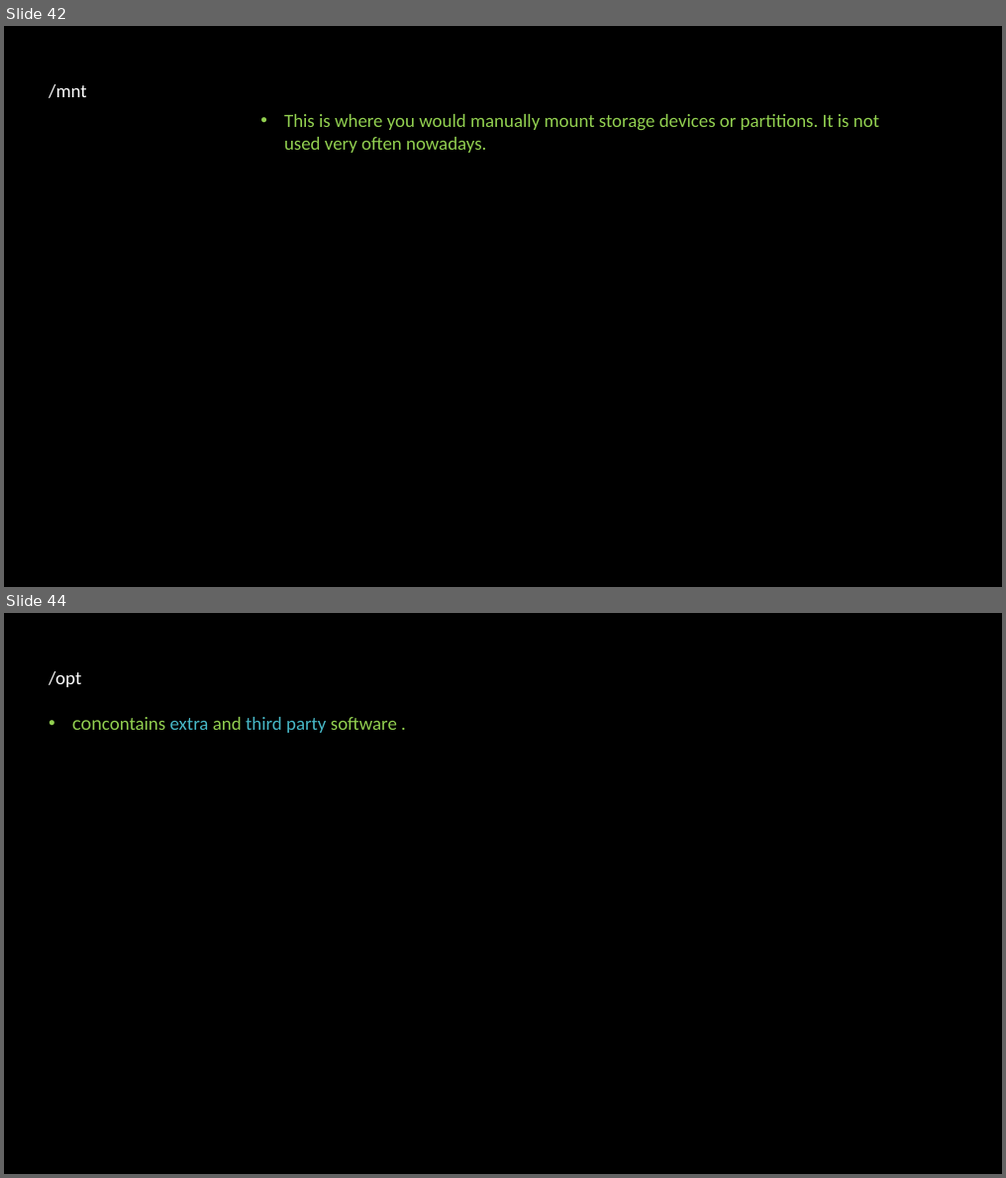
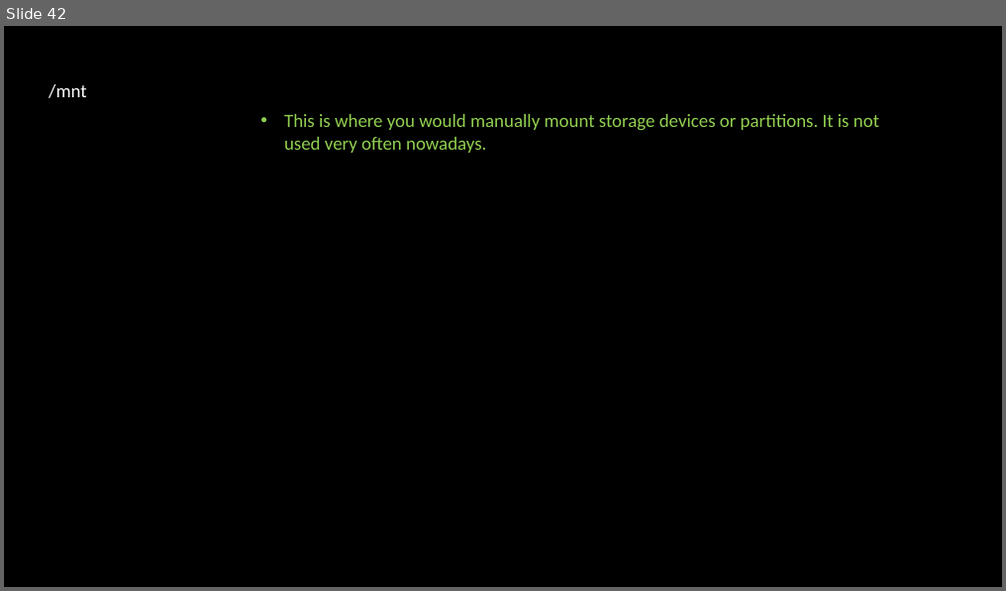
Before and after one commit to linuxfestival/introduction-to-linux-resources, a slide deck: PowerPoint/amirkabir_linux_festival.pptx. Shown one above the other, each under a label of ours: slides 42 and 44 before the commit, slide 42 after it; the slides between them are not shown. The pictures are 1006x1178 and 1006x591 pixels, drawn with LibreOffice and Linux fonts; fonts in the diff are those of the drawing. Boxes give left, top, right and bottom in pixels: in the first picture for what was removed or moved away, otherwise in the second. Text is boxed around its words. In the diff, an @@ line names an element or a change of style, - is before the commit and + after.

```diff
--- a/PowerPoint/amirkabir_linux_festival.pptx
+++ b/PowerPoint/amirkabir_linux_festival.pptx
@@ slide 44 removed at (x1=4, y1=613, x2=1002, y2=1174), background #000000 @@
@@ text removed at (x1=49, y1=671, x2=81, y2=687) @@
-/opt
@@ text removed at (x1=72, y1=717, x2=397, y2=733) @@
-• concontains extra and third party software .
```
Also in this commit, not shown: 1 slide changed, 1 slide added.
